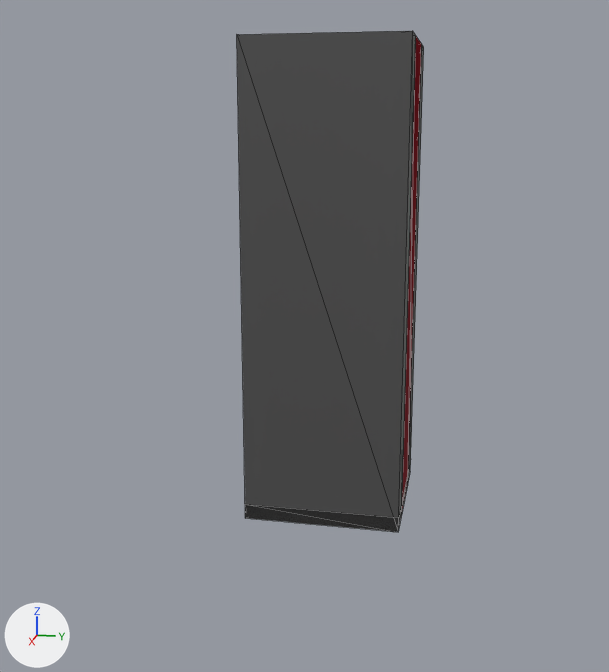
Two versions of the glTF model space_colony_3d/assets/3d_models/ship/space_colony_ship_meshes.glb, one commit apart.
One viewpoint serves both versions: a 50 mm camera at (5.42, 0.88, 2.48) aimed at (0.58, -0.09, 1.27). Lighting does not change. The marker at lower left points along +X, +Y and +Z. Mesh edges are drawn as thin lines.

In view in the first picture: 'door_00-col', 'wall_00-col'.
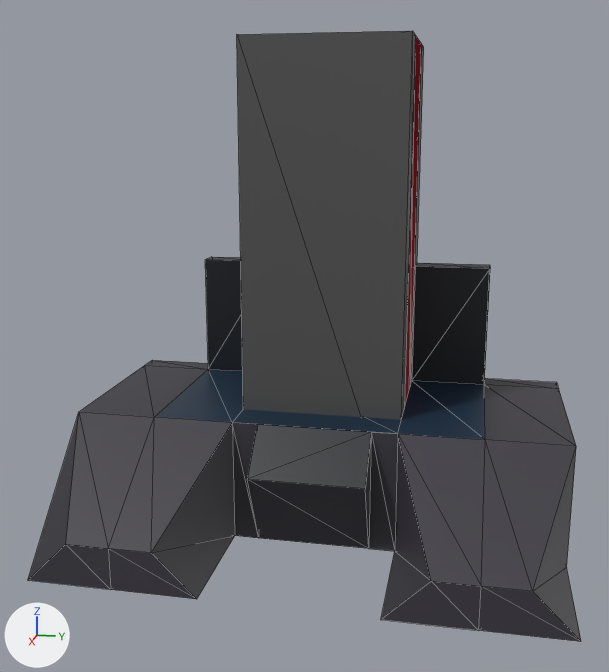
Commit message: Test - operation_console

Where the change shows, as pixel boxes (x1, y1, x2, y2) in the pictures (609 x 672 px):
'operation_console-col', added
    after: (28, 257, 581, 642)
    faces in mat_material_004 (black #3a3840): (28, 257, 581, 642)
    faces in mat_material_006 (black #0d151e): (205, 260, 490, 489)
    faces in mat_material_005 (dark blue #112c42): (155, 369, 485, 440)

Patch to the scene script:
```diff
--- a/space_colony_3d/assets/3d_models/ship/space_colony_ship_meshes.glb.py
+++ b/space_colony_3d/assets/3d_models/ship/space_colony_ship_meshes.glb.py
@@ mat_material_006 @@
+mat_material_006 = principled_material('Material.006')
+mat_material_006.base_color = (0.00402, 0.0075, 0.013)  # black #0d151e
@@ mat_material_004 @@
+mat_material_004 = principled_material('Material.004')
+mat_material_004.base_color = (0.0418, 0.039, 0.0509)  # black #3a3840
@@ mat_material_005 @@
+mat_material_005 = principled_material('Material.005')
+mat_material_005.base_color = (0.00561, 0.0252, 0.0545)  # dark blue #112c42
@@ me_cube @@
+me_cube.from_pydata(...)  # 62 vertices, 120 faces; spans x -0.5..1.5, y -1.5..1.5, z 0.0..1.57
+# faces by material slot: [106, 6, 8]
+me_cube.materials.append(mat_material_004)  # black #3a3840
+me_cube.materials.append(mat_material_005)  # dark blue #112c42
+me_cube.materials.append(mat_material_006)  # black #0d151e
@@ ob_operation_console_col @@
+ob_operation_console_col = bpy.data.objects.new('operation_console-col', me_cube)
+ob_operation_console_col.location = (0.0, 0.0, 0.0)
```
